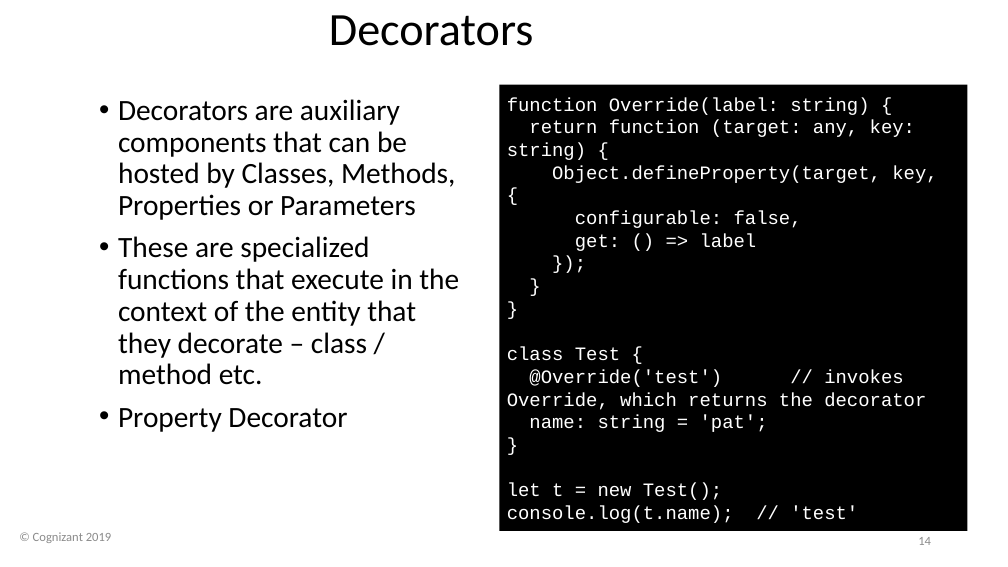
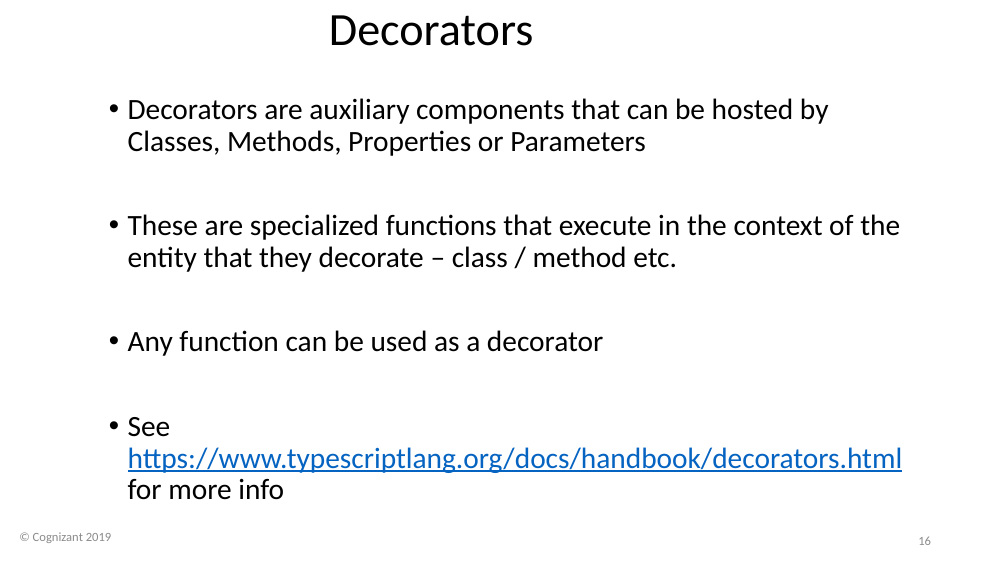
Before and after one commit to davembrownx/PowerPoint-Decks, a slide deck: slide 16 of Angular 8 Day 2 Basic Concepts and Binding.pptx (slide 14 before the commit). Drawn at 1008x567 pixels with LibreOffice and Linux fonts; fonts in the diff are those of the drawing; background and template pictures are left out. Boxes give left, top, right and bottom in pixels: in the first picture for what was removed or moved away, otherwise in the second. Text is boxed around its words. In the diff, an @@ line names an element or a change of style, - is before the commit and + after.

```diff
--- a/Angular 8 Day 2 Basic Concepts and Binding.pptx
+++ b/Angular 8 Day 2 Basic Concepts and Binding.pptx
@@ rectangle removed at (500,85,968,531) @@
-function Override(label: string) {
-return function (target: any, key: string) {
-Object.defineProperty(target, key, {
-configurable: false,
-get: () => label
-});
-}
-}
-class Test {
-@Override('test') // invokes Override, which returns the decorator
-name: string = 'pat';
-}
-let t = new Test();
-console.log(t.name); // 'test'
@@ text "Decorators are auxiliary components that ...": place and size @@
-text "Decorators are auxiliary components that ..." at (118,99,459,432)
+text "Decorators are auxiliary components that ..." at (128,98,903,500)
@@ text at (128,330,903,500): text changed; text colour #000000 to #0563C1 @@
-• Property Decorator
+• Any function can be used as a decorator
+• See https://www.typescriptlang.org/docs/handbook/decorators.html for more info
@@ page number at (918,536,931,545): text changed @@
-14
+16
```
Also in this commit, not shown: 8 other slides changed, 5 slides added, 2 slides removed.
